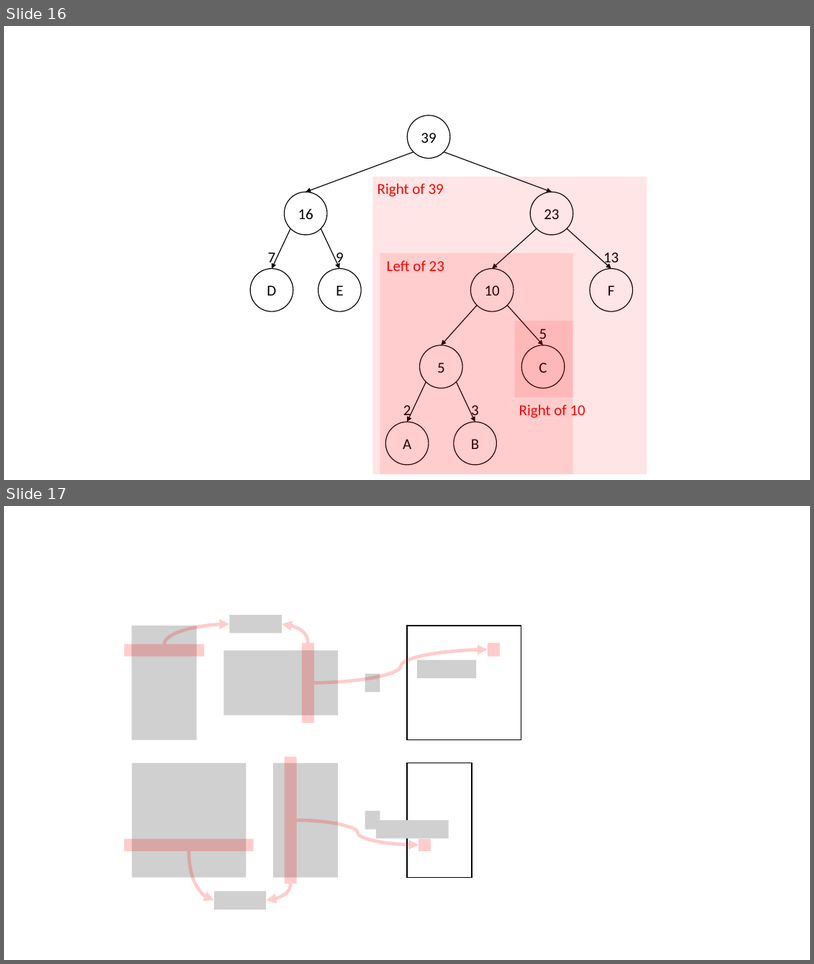
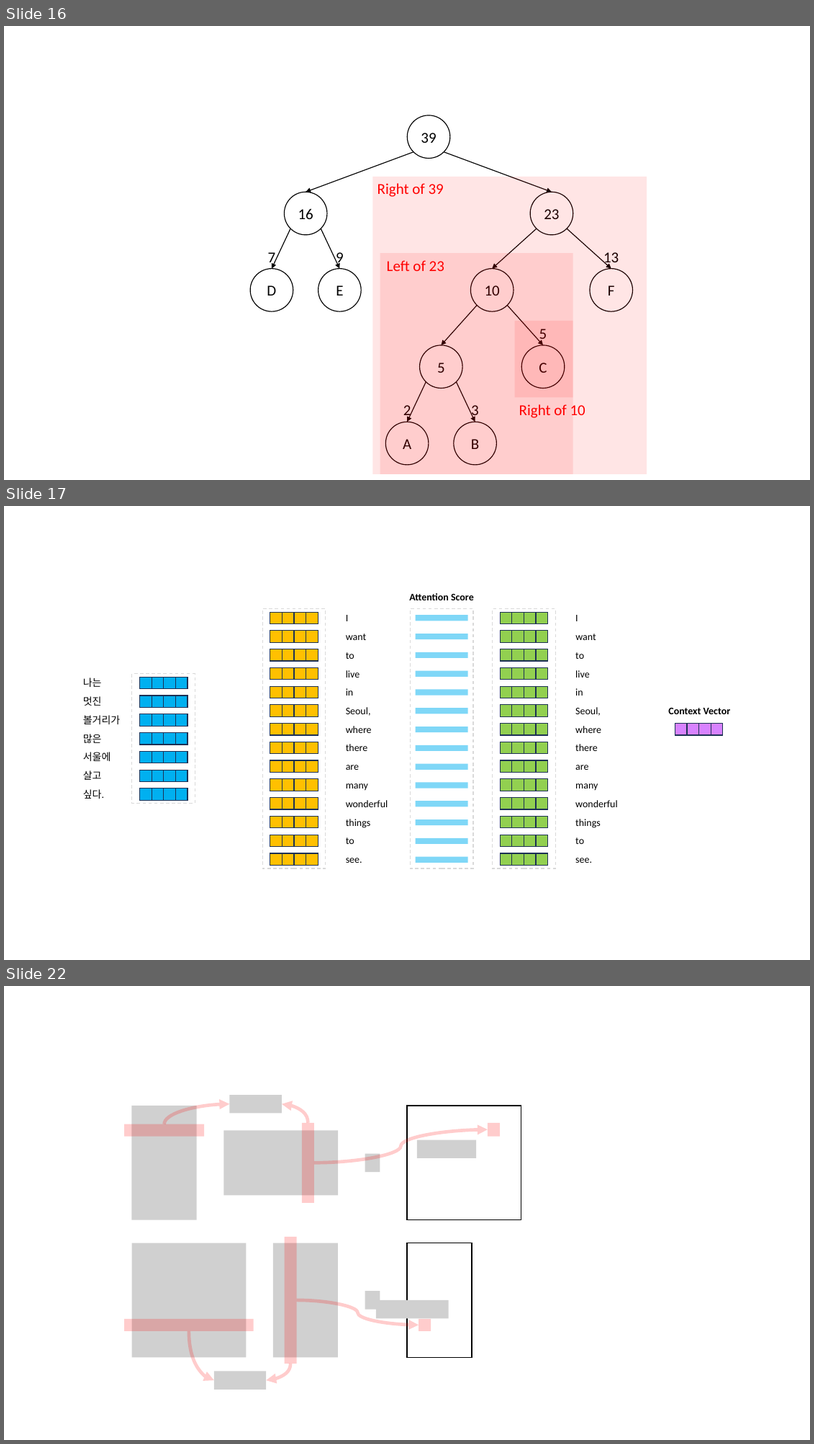
Before and after one commit to hcnoh/hcnoh.github.io, a slide deck: assets/nlp_figs/nlp_figs_ppt.pptx. Shown one above the other, each under a label of ours: slides 16 and 17 before the commit, slides 16, 17 and 22 after it; the slides between them are not shown. The pictures are 814x964 and 814x1444 pixels, drawn with LibreOffice and Linux fonts; fonts in the diff are those of the drawing; grey boxes stand for pictures; background and template pictures are left out. Boxes give left, top, right and bottom in pixels: in the first picture for what was removed or moved away, otherwise in the second. Text is boxed around its words. In the diff, an @@ line names an element or a change of style, - is before the commit and + after.

```diff
--- a/assets/nlp_figs/nlp_figs_ppt.pptx
+++ b/assets/nlp_figs/nlp_figs_ppt.pptx
@@ slide 17 added at box(4, 506, 810, 960), background #FFFFFF @@
@@ rectangle added at box(263, 609, 326, 868), outline #D9D9D9 1 pt dashed @@
@@ text added at box(409, 593, 474, 600), 12 pt, text #000000, bold @@
+Attention Score
@@ rectangle added at box(411, 609, 473, 868), outline #D9D9D9 1 pt dashed @@
@@ rectangle added at box(493, 609, 556, 868), outline #D9D9D9 1 pt dashed @@
@@ rectangle added at box(416, 615, 468, 621), fill #00B0F0 at 50% opacity @@
@@ rectangle added at box(416, 633, 468, 640), fill #00B0F0 at 50% opacity @@
@@ rectangle added at box(416, 651, 468, 658), fill #00B0F0 at 50% opacity @@
@@ rectangle added at box(132, 674, 196, 803), outline #D9D9D9 1 pt dashed @@
@@ rectangle added at box(416, 671, 468, 677), fill #00B0F0 at 50% opacity @@
@@ rectangle added at box(416, 690, 468, 695), fill #00B0F0 at 50% opacity @@
@@ rectangle added at box(416, 708, 468, 714), fill #00B0F0 at 50% opacity @@
@@ text added at box(669, 707, 731, 714), 12 pt, text #000000, bold @@
+Context Vector
@@ rectangle added at box(416, 726, 468, 732), fill #00B0F0 at 50% opacity @@
@@ rectangle added at box(416, 745, 468, 751), fill #00B0F0 at 50% opacity @@
@@ rectangle added at box(416, 764, 468, 770), fill #00B0F0 at 50% opacity @@
@@ rectangle added at box(416, 782, 468, 788), fill #00B0F0 at 50% opacity @@
@@ group added at box(83, 677, 188, 800): 28 rectangles, 7 texts @@
+나는
+멋진
+볼거리가
+많은
+서울에
+살고
+싶다.
@@ rectangle added at box(416, 800, 468, 807), fill #00B0F0 at 50% opacity @@
@@ rectangle added at box(416, 819, 468, 826), fill #00B0F0 at 50% opacity @@
@@ rectangle added at box(416, 838, 468, 844), fill #00B0F0 at 50% opacity @@
@@ group added at box(270, 612, 388, 865): 56 rectangles, 14 texts @@
+I
+want
+to
+live
+in
+Seoul,
+where
+there
+are
+many
+wonderful
+things
+to
+see.
@@ rectangle added at box(416, 856, 468, 862), fill #00B0F0 at 50% opacity @@
@@ group added at box(501, 612, 723, 865): 60 rectangles, 14 texts @@
+I
+want
+to
+live
+in
+Seoul,
+where
+there
+are
+many
+wonderful
+things
+to
+see.
@@ what was slide 17 is now slide 22 @@
```
Also in this commit, not shown: 4 other slides added, 5 other files.
